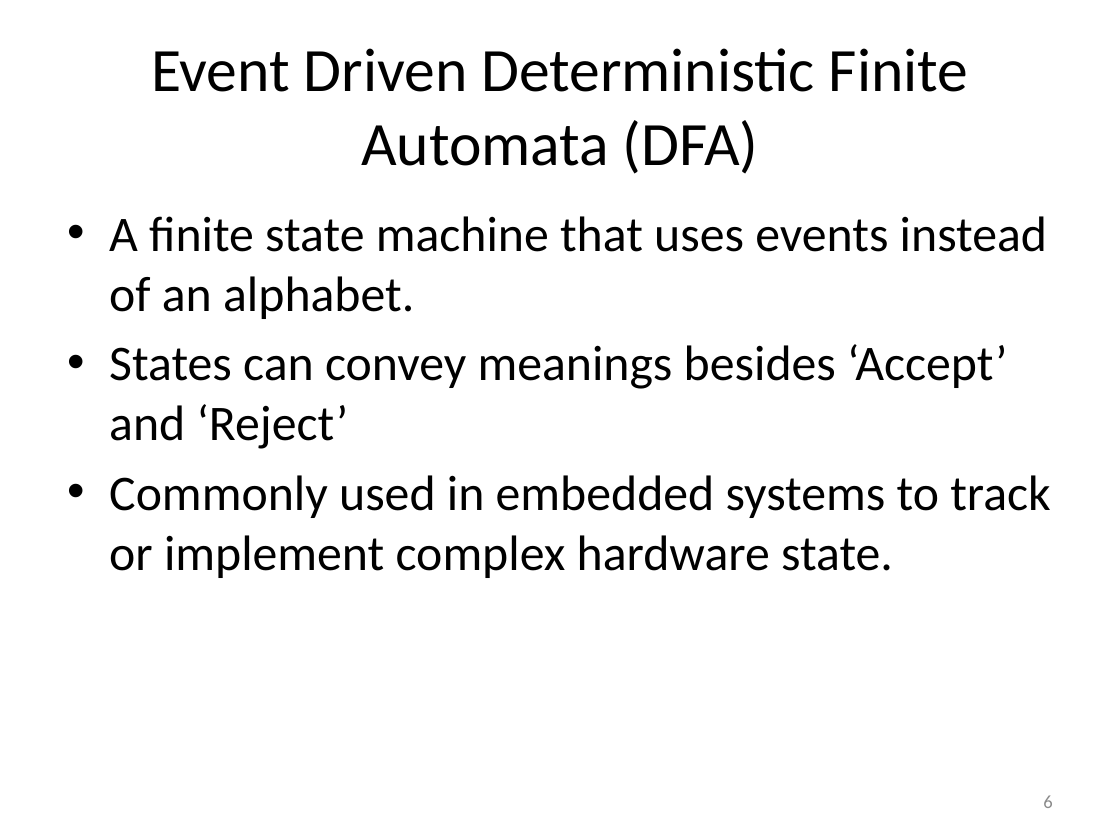
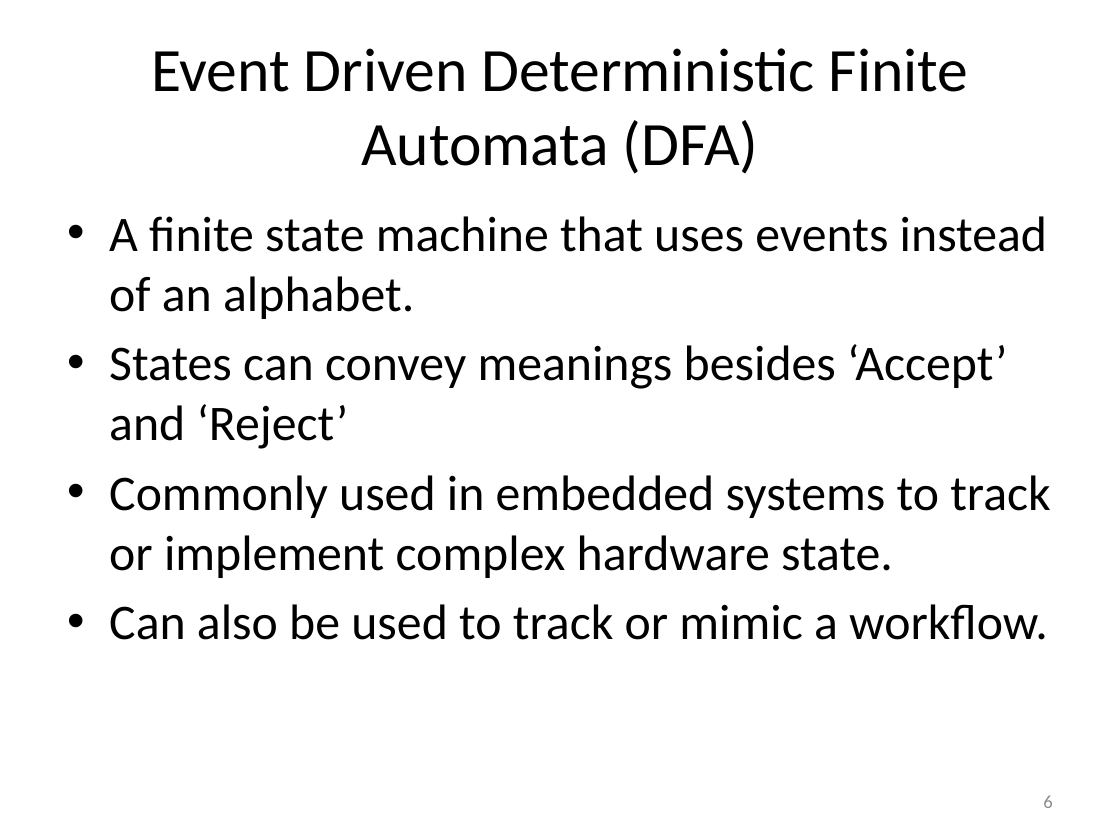
Before and after one commit to RichardRoda/DFA-Workflow-Model, a slide deck: slide 6 of Modeling Workflows with Event Driven DFA.pptx. Drawn at 1120x840 pixels with LibreOffice and Linux fonts; fonts in the diff are those of the drawing. Boxes give left, top, right and bottom in pixels: in the first picture for what was removed or moved away, otherwise in the second. Text is boxed around its words. In the diff, an @@ line names an element or a change of style, - is before the commit and + after.

```diff
--- a/Modeling Workflows with Event Driven DFA.pptx
+++ b/Modeling Workflows with Event Driven DFA.pptx
@@ text at bbox=[109, 604, 1048, 640]: paragraph added @@
+• Can also be used to track or mimic a workflow.
```
Also in this commit, not shown: 2 other slides changed, 7 slides added, 2 other files.
